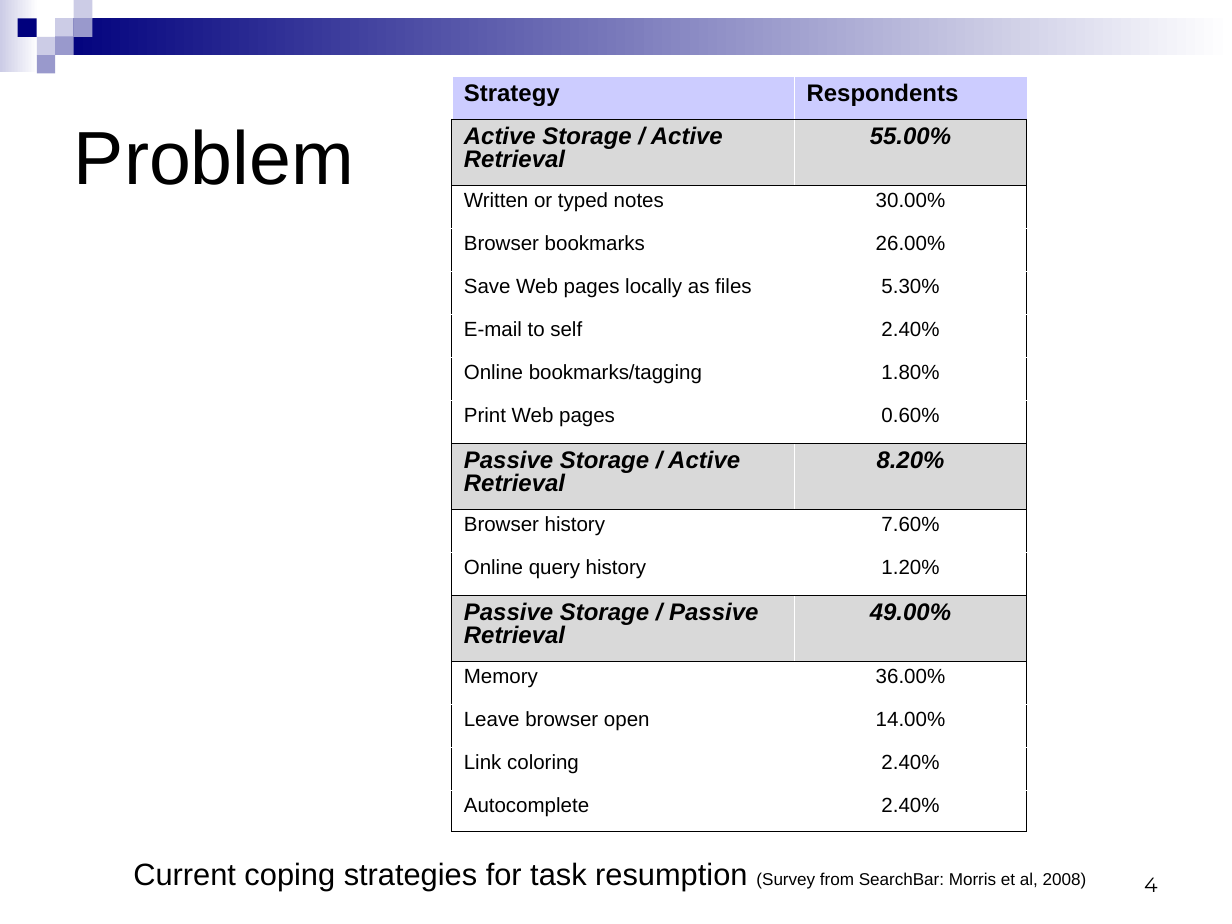
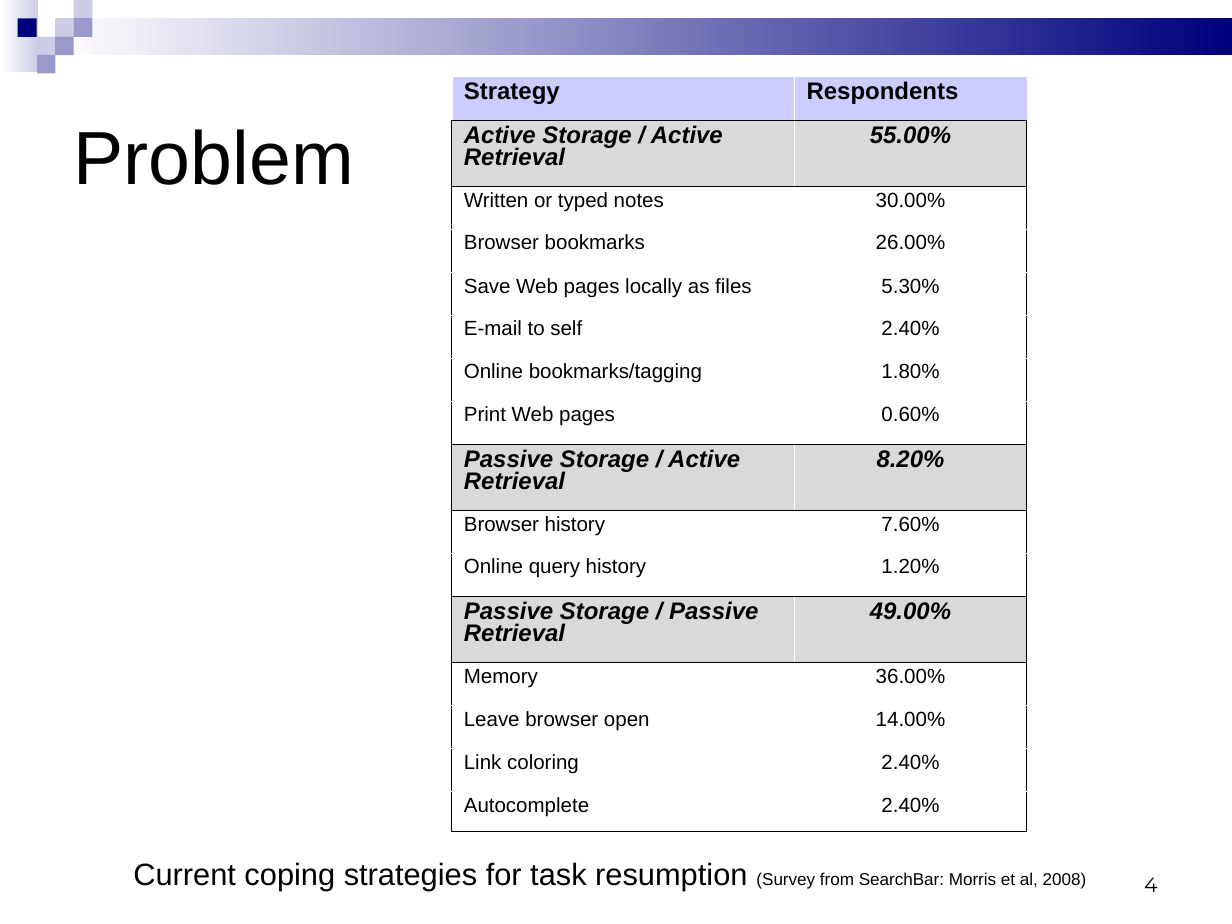
Before and after one commit to mohanraj-r/tabfour, a slide deck: slide 4 of Tab4/doc/544 Phase 3 presentation - new.ppt. Drawn at 1232x924 pixels with LibreOffice and Linux fonts; fonts in the diff are those of the drawing. Boxes give left, top, right and bottom in pixels: in the first picture for what was removed or moved away, otherwise in the second. Text is boxed around its words. In the diff, an @@ line names an element or a change of style, - is before the commit and + after.

```diff
--- a/Tab4/doc/544 Phase 3 presentation - new.ppt
+++ b/Tab4/doc/544 Phase 3 presentation - new.ppt
@@ rectangle at (0, 0, 38, 71): fill gradient #FFFFFF to #CCCCE6 to gradient #CCCCE6 to #FFFFFF @@
@@ rectangle at (55, 18, 1232, 55): fill gradient #FFFFFF to #00007D to gradient #00007D to #FFFFFF @@
@@ table at (452, 76, 1027, 832) @@
@@ line spacing 0.87 to 0.81 @@
```
Also in this commit, not shown: 24 other slides changed, 1 slide added.
